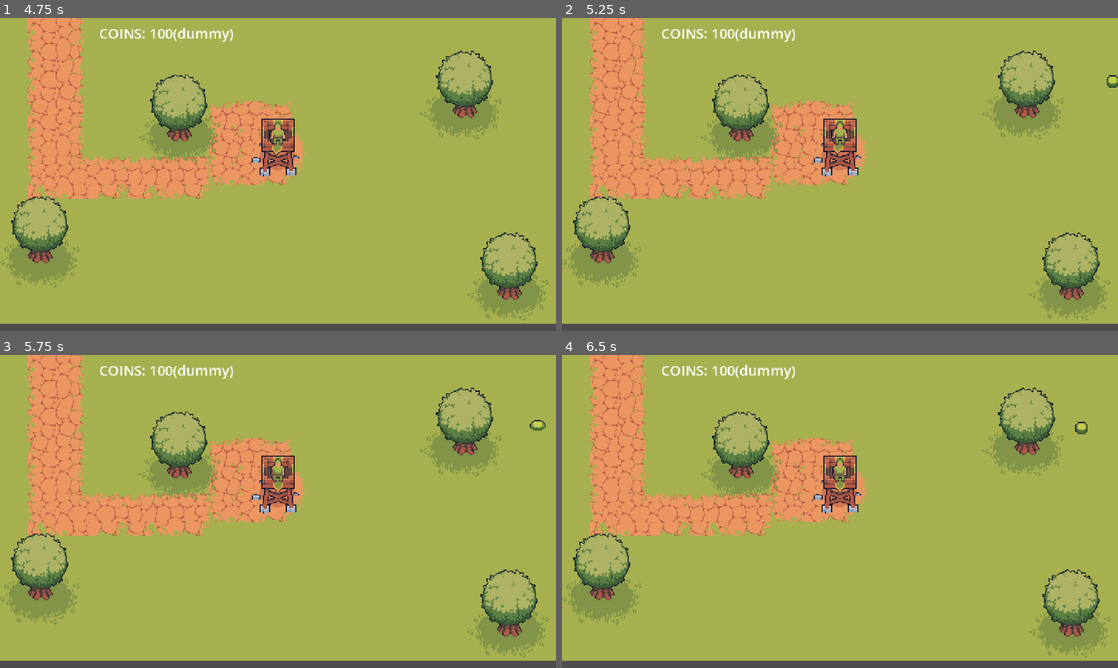
Above: before the commit, frames 1-4 (two rows, left to right).
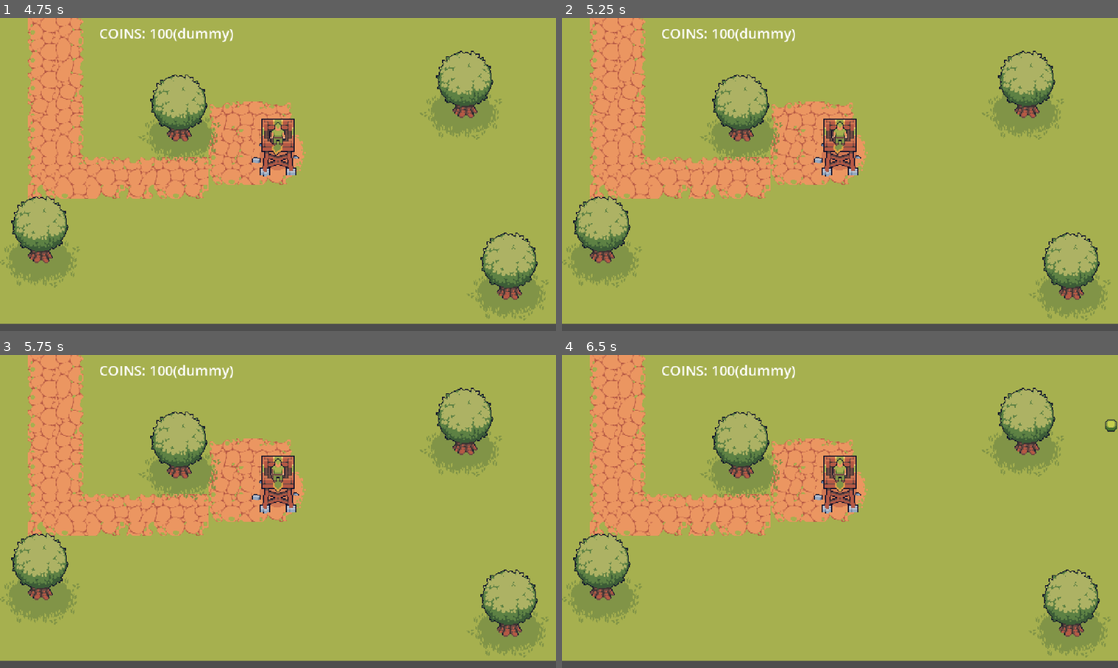
Above: after the commit, the same moments.

Repository: ButbkaDrug/easter_jam_with_ales
Game: Godot game, scene res://dev_main.tscn
The game is run twice, just before and just after one commit, with the same random seed, the same clock (stepped at 60 frames per second) and the same inputs.
Inputs:
- Up to frame 1 (4.75 s): tap Enter at 1.25, 2.75, 4.25 s; tap Space at 2, 3.5 s
- Up to frame 2 (5.25 s): tap Space at 5 s
- Up to frame 3 (5.75 s): no input
- Up to frame 4 (6.5 s): no input

Frame 1 is identical in both runs. In frame 2, less than 0.1% of the frame differs, in the area x 98-100%, y 18-23%; in frame 3, less than 0.1%; in frame 4, 0.2%, in the area x 92-100%, y 20-26%.

Commit message:
Slime changes

Diff:
--- a/scenes/enemies/slime/slime.gd
+++ b/scenes/enemies/slime/slime.gd
@@ -2,20 +2,29 @@
 
 var hp = 10
 var speed = 30
+const DEFAULT_SPEED = 30
 
 var direction: Vector2
 @export var target_position: Vector2 = Vector2(0,0)
 
 @onready var _animated_sprite_2d: AnimatedSprite2D = $AnimatedSprite2D
 @onready var _collision_shape_2d: CollisionShape2D = $CollisionShape2D
+@onready var _animation_player: AnimationPlayer = $AnimationPlayer
+@onready var _sprite: Sprite2D = $Sprite2D
 
 @onready var player: StaticBody2D = get_tree().get_first_node_in_group("Player")
 
 func _ready():
 	_animated_sprite_2d.play("vertical_walk")
+	_animation_player.play("walk")
 
 # Called every frame. 'delta' is the elapsed time since the previous frame.
 func _physics_process(delta: float) -> void:
+
+	if _sprite.frame < 2:
+		speed = 0
+	else:
+		speed = DEFAULT_SPEED
 
 	direction = position.direction_to(target_position)
 	velocity = direction * speed * delta
--- a/scenes/enemies/slime/slime.tscn
+++ b/scenes/enemies/slime/slime.tscn
@@ -156,6 +156,92 @@
 
 [sub_resource type="CircleShape2D" id="CircleShape2D_5gf84"]
 radius = 8.0
+
+[sub_resource type="Animation" id="Animation_1r730"]
+length = 0.001
+tracks/0/type = "value"
+tracks/0/imported = false
+tracks/0/enabled = true
+tracks/0/path = NodePath("Sprite2D:texture")
+tracks/0/interp = 1
+tracks/0/loop_wrap = true
+tracks/0/keys = {
+"times": PackedFloat32Array(0),
+"transitions": PackedFloat32Array(1),
+"update": 1,
+"values": [ExtResource("4_8fhgo")]
+}
+tracks/1/type = "value"
+tracks/1/imported = false
+tracks/1/enabled = true
+tracks/1/path = NodePath("Sprite2D:hframes")
+tracks/1/interp = 1
+tracks/1/loop_wrap = true
+tracks/1/keys = {
+"times": PackedFloat32Array(0),
+"transitions": PackedFloat32Array(1),
+"update": 1,
+"values": [6]
+}
+tracks/2/type = "value"
+tracks/2/imported = false
+tracks/2/enabled = true
+tracks/2/path = NodePath("Sprite2D:frame")
+tracks/2/interp = 1
+tracks/2/loop_wrap = true
+tracks/2/keys = {
+"times": PackedFloat32Array(0),
+"transitions": PackedFloat32Array(1),
+"update": 1,
+"values": [0]
+}
+
+[sub_resource type="Animation" id="Animation_5gf84"]
+resource_name = "walk"
+length = 1.2
+loop_mode = 1
+tracks/0/type = "value"
+tracks/0/imported = false
+tracks/0/enabled = true
+tracks/0/path = NodePath("Sprite2D:texture")
+tracks/0/interp = 1
+tracks/0/loop_wrap = true
+tracks/0/keys = {
+"times": PackedFloat32Array(0),
+"transitions": PackedFloat32Array(1),
+"update": 1,
+"values": [ExtResource("4_8fhgo")]
+}
+tracks/1/type = "value"
+tracks/1/imported = false
+tracks/1/enabled = true
+tracks/1/path = NodePath("Sprite2D:hframes")
+tracks/1/interp = 1
+tracks/1/loop_wrap = true
+tracks/1/keys = {
+"times": PackedFloat32Array(0),
+"transitions": PackedFloat32Array(1),
+"update": 1,
+"values": [6]
+}
+tracks/2/type = "value"
+tracks/2/imported = false
+tracks/2/enabled = true
+tracks/2/path = NodePath("Sprite2D:frame")
+tracks/2/interp = 1
+tracks/2/loop_wrap = true
+tracks/2/keys = {
+"times": PackedFloat32Array(0, 0.2, 0.4, 0.6, 0.8, 1),
+"transitions": PackedFloat32Array(1, 1, 1, 1, 1, 1),
+"update": 1,
+"values": [0, 1, 2, 3, 4, 5]
+}
+
+[sub_resource type="AnimationLibrary" id="AnimationLibrary_58cyt"]
+_data = {
+&"RESET": SubResource("Animation_1r730"),
+&"walk": SubResource("Animation_5gf84")
+}
 
 [node name="Slime" type="CharacterBody2D" unique_id=2115889227]
 y_sort_enabled = true
@@ -164,10 +250,13 @@
 script = ExtResource("1_5gf84")
 
 [node name="AnimatedSprite2D" type="AnimatedSprite2D" parent="." unique_id=1657207542]
+visible = false
 y_sort_enabled = true
 position = Vector2(0, -14)
 sprite_frames = SubResource("SpriteFrames_gilck")
-animation = &"death"
+animation = &"vertical_walk"
+frame = 2
+frame_progress = 0.58521104
 
 [node name="CollisionShape2D" type="CollisionShape2D" parent="." unique_id=1230335199]
 y_sort_enabled = true
@@ -175,3 +264,10 @@
 shape = SubResource("CircleShape2D_5gf84")
 
 [connection signal="animation_looped" from="AnimatedSprite2D" to="." method="_on_animated_sprite_2d_animation_looped"]
+[node name="Sprite2D" type="Sprite2D" parent="." unique_id=1515480914]
+position = Vector2(0, -6)
+texture = ExtResource("4_8fhgo")
+hframes = 6
+
+[node name="AnimationPlayer" type="AnimationPlayer" parent="." unique_id=659955165]
+libraries/ = SubResource("AnimationLibrary_58cyt")
